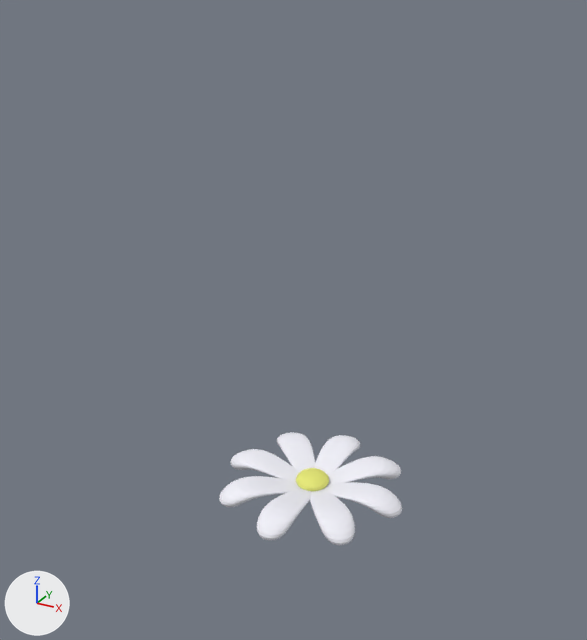
A saved change to the FBX model Bee Happy/Assets/Resources/Models/Homemade/white_daisy.fbx.
Camera for both pictures: a camera (50 mm lens) standing at (18.8, -36.4, 31.7) and looking at (-1.5, 0.5, 13.3). Lighting does not change. The marker at lower left points along +X, +Y and +Z. Where no turn or scale is listed for an object, it has been applied to the vertices.
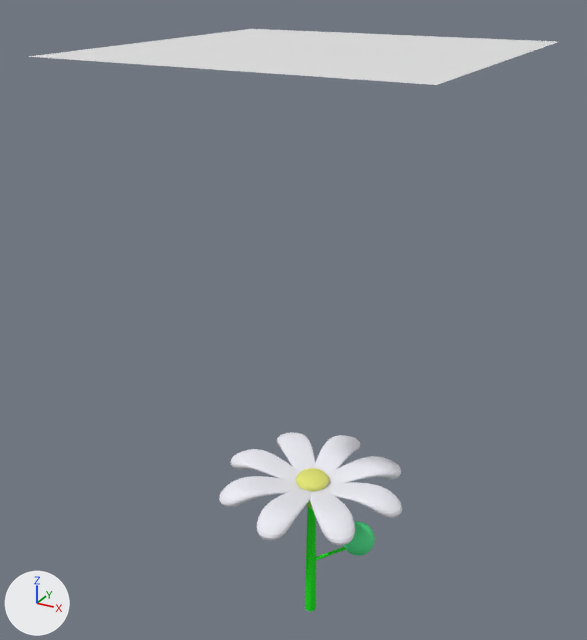
The newer file is also turned or shifted as a whole; pictures and numbers use the older file's frame.

Where the change shows, as pixel boxes (x1, y1, x2, y2) in the pictures (587 x 640 px):
'Plane', added: after (28, 29, 557, 85)
'Cylinder', added (green): after (305, 506, 316, 611)
'Sphere', added (green): after (343, 521, 375, 556)
'Cylinder.001', added: after (315, 547, 346, 561)

The change, as a list of edits to the scene's bpy script:
```text
Add mat_stem:
    mat_stem = principled_material('stem')
    mat_stem.base_color = (0.0, 0.8, 0.00336)  # green #00e70b
    mat_stem.roughness = 0.69
Add mat_light:
    mat_light = principled_material('Light')
    mat_light.base_color = (0.8, 0.8, 0.8)  # white #e7e7e7
    mat_light.roughness = 0.553
Add mat_bud:
    mat_bud = principled_material('bud')
    mat_bud.base_color = (0.076, 0.8, 0.268)  # green #4ee78d
    mat_bud.roughness = 0.69
Add me_cylinder:
    me_cylinder.from_pydata(...)  # 64 vertices, 34 faces; spans x -0.38..0.38, y -0.38..0.37, z -4.47..4.47
    me_cylinder.materials.append(mat_stem)  # green #00e70b
Add me_cylinder_001:
    me_cylinder_001.from_pydata(...)  # 64 vertices, 34 faces; spans x -1.31..1.31, y -0.23..0.23, z -1.04..1.04
    me_cylinder_001.materials.append(mat_stem)  # green #00e70b
Add me_plane:
    me_plane.from_pydata([(-9.4, 9.4, 0.0), (9.4, 9.4, 0.0), (-9.4, -9.4, 0.0), (9.4, -9.4, 0.0)], [], [(0, 1, 3, 2)])
    me_plane.materials.append(mat_light)  # white #e7e7e7
Add me_sphere:
    me_sphere.from_pydata(...)  # a UV sphere (32 segments, 16 rings, poles along z) spanning x -1.0..1.0, y -1.0..1.0, z -1.0..1.0
    me_sphere.materials.append(mat_bud)  # green #4ee78d
Add ob_cylinder:
    ob_cylinder = bpy.data.objects.new('Cylinder', me_cylinder)
    ob_cylinder.location = (0.0, 0.0, -2.09)
Add ob_cylinder_001:
    ob_cylinder_001 = bpy.data.objects.new('Cylinder.001', me_cylinder_001)
    ob_cylinder_001.location = (1.4, 0.15, -1.72)
Add ob_plane:
    ob_plane = bpy.data.objects.new('Plane', me_plane)
    ob_plane.location = (0.0, 0.0, 27.94)
Add ob_sphere:
    ob_sphere = bpy.data.objects.new('Sphere', me_sphere)
    ob_sphere.location = (3.04, 0.26, -0.08)
```
